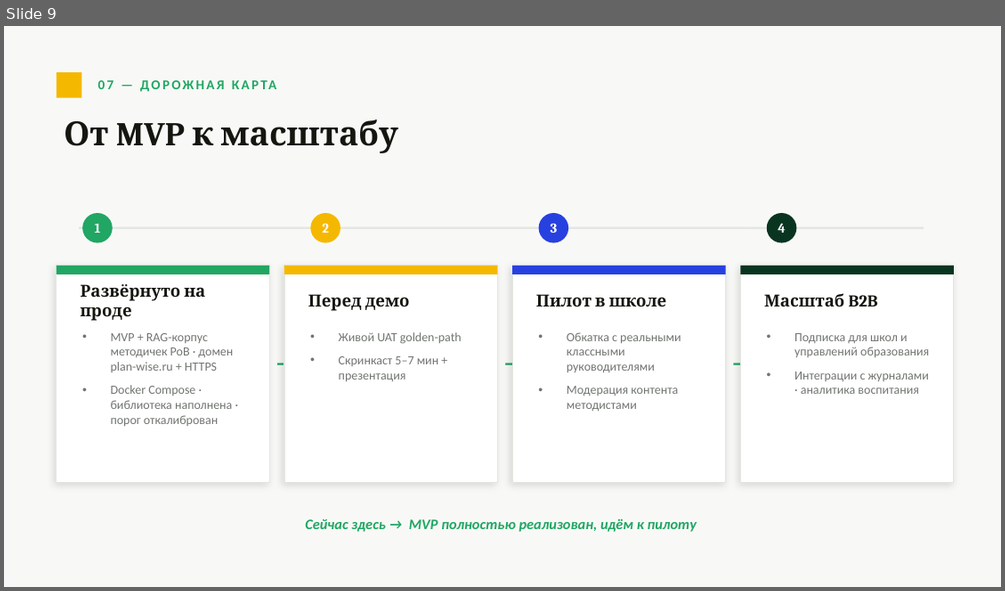
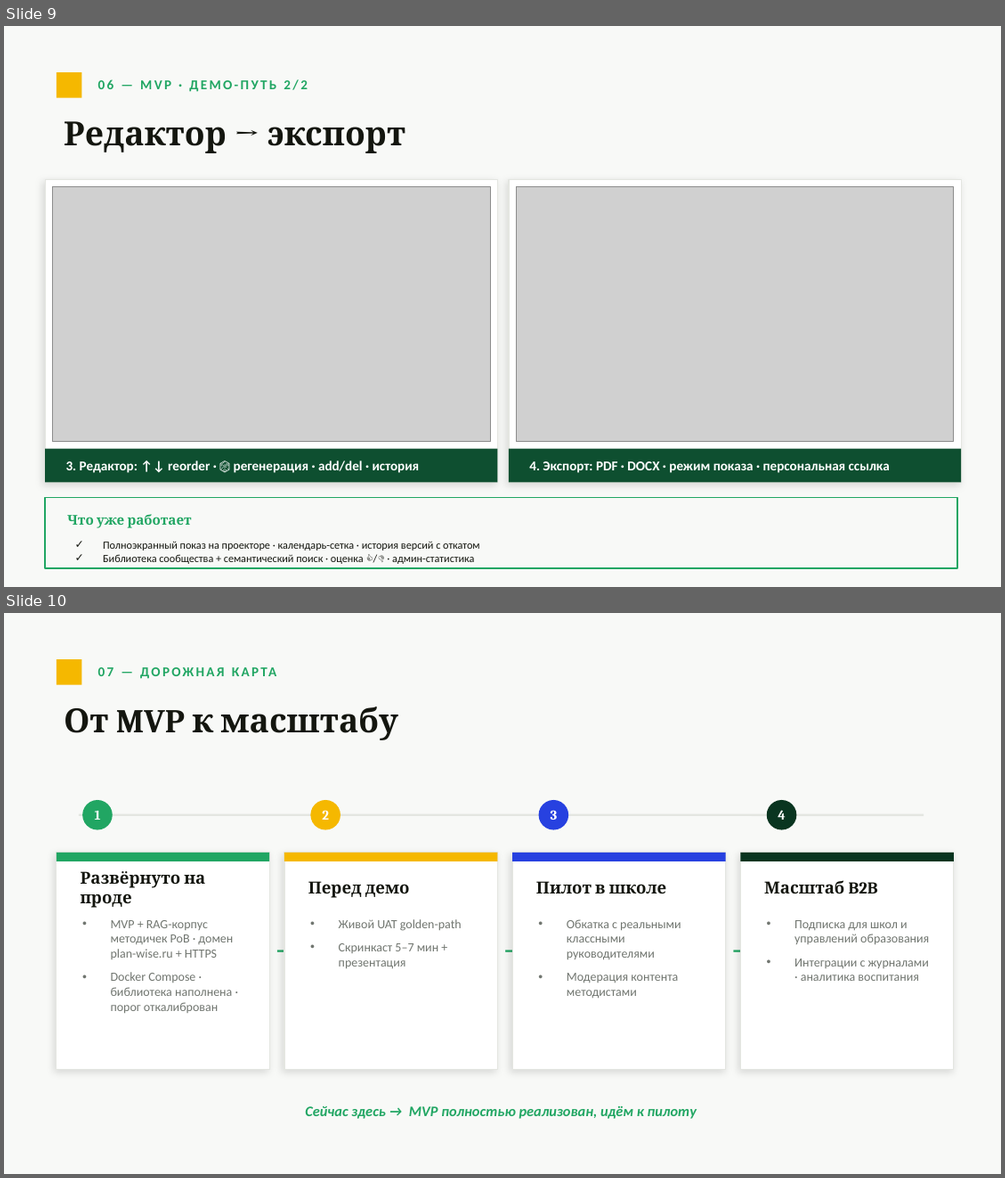
Before and after one commit to Caspernik-dev/s21_planwise, a slide deck: artifacts/Planwise-Klassniy-Chas.pptx. Shown one above the other, each under a label of ours: slide 9 before the commit, slides 9 and 10 after it. The pictures are 1005x591 and 1005x1178 pixels, drawn with LibreOffice and Linux fonts; fonts in the diff are those of the drawing; grey boxes stand for pictures. Boxes give left, top, right and bottom in pixels: in the first picture for what was removed or moved away, otherwise in the second. Text is boxed around its words. In the diff, an @@ line names an element or a change of style, - is before the commit and + after.

```diff
--- a/artifacts/Planwise-Klassniy-Chas.pptx
+++ b/artifacts/Planwise-Klassniy-Chas.pptx
@@ slide 9 added at bbox=[4, 26, 1001, 587], background #F8F9F7 @@
@@ rectangle added at bbox=[57, 72, 81, 98], fill #F5B800 @@
@@ text added at bbox=[98, 79, 307, 92], 13 pt, text #21A663, bold @@
+06 — MVP · ДЕМО-ПУТЬ 2/2
@@ text added at bbox=[64, 121, 406, 153], 32 pt, text #14160F, bold @@
+Редактор → экспорт
@@ rectangle added at bbox=[45, 179, 498, 483], fill #FFFFFF, outline #E4E6E1 1 pt @@
@@ rectangle added at bbox=[509, 179, 961, 483], fill #FFFFFF, outline #E4E6E1 1 pt @@
@@ picture added at bbox=[53, 187, 490, 441] @@
@@ picture added at bbox=[517, 187, 954, 441] @@
@@ rectangle added at bbox=[45, 449, 498, 483], fill #0E4F30 @@
@@ rectangle added at bbox=[509, 449, 961, 483], fill #0E4F30 @@
@@ text added at bbox=[66, 460, 420, 473], 13 pt, text #FFFFFF, bold @@
+3. Редактор: ↑↓ reorder · 🎲 регенерация · add/del · история
@@ text added at bbox=[529, 461, 890, 473], 13 pt, text #FFFFFF, bold @@
+4. Экспорт: PDF · DOCX · режим показа · персональная ссылка
@@ rectangle added at bbox=[45, 497, 957, 568], fill #F8F9F7, outline #21A663 1.2 pt @@
@@ text added at bbox=[67, 514, 192, 528], 13 pt, text #21A663, bold @@
+Что уже работает
@@ text added at bbox=[103, 540, 480, 564], 10.5 pt, text #14160F @@
+✓ Полноэкранный показ на проекторе · календарь-сетка · история версий с откатом
+✓ Библиотека сообщества + семантический поиск · оценка 👍/👎 · админ-статистика
@@ what was slide 9 is now slide 10 @@
```
Also in this commit, not shown: 1 other slide added, 1 slide removed.
